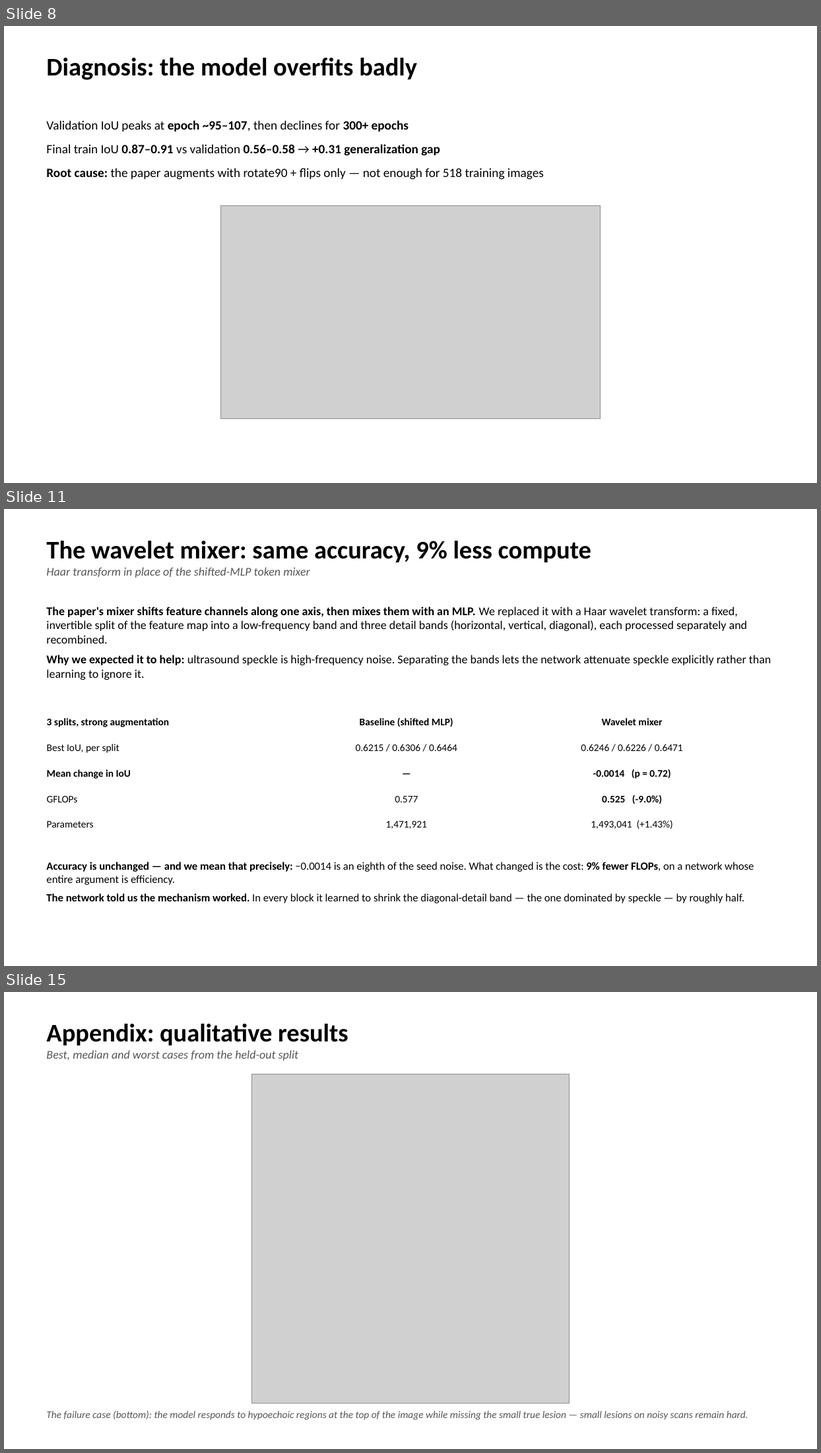
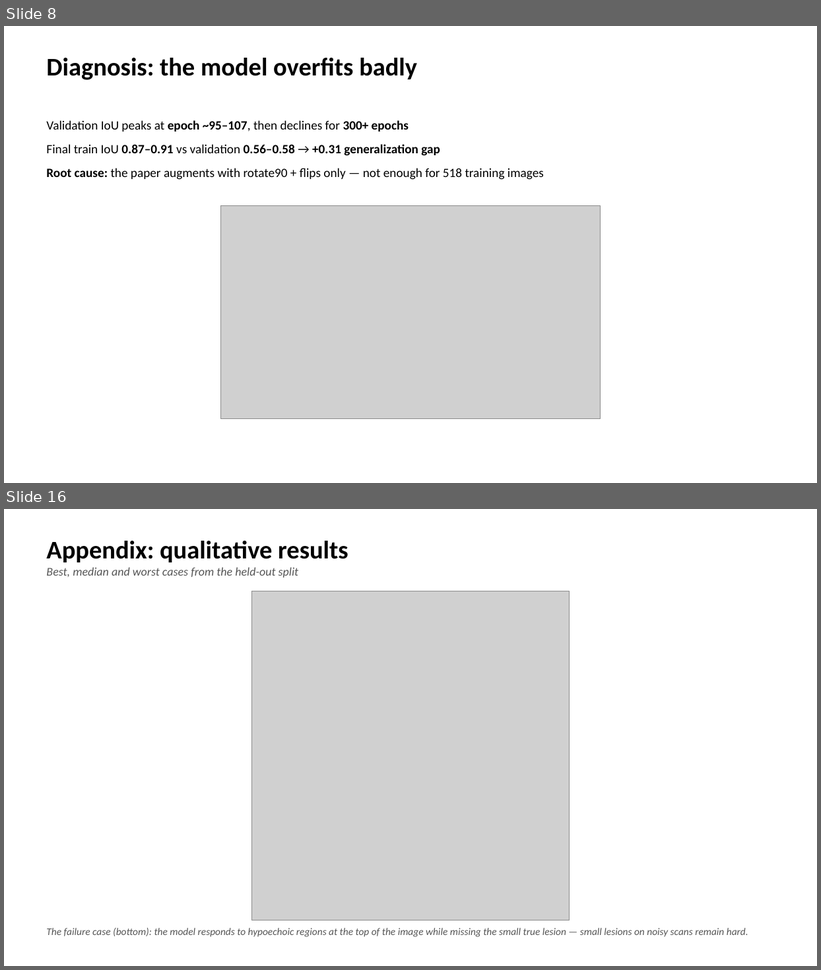
Before and after one commit to DavidShenzi/unext-project, a slide deck: UNeXt_presentation.pptx. Shown one above the other, each under a label of ours: slides 8, 11 and 15 before the commit, slides 8 and 16 after it; the slides between them are not shown. The pictures are 821x1453 and 821x970 pixels, drawn with LibreOffice and Linux fonts; fonts in the diff are those of the drawing; grey boxes stand for pictures. Boxes give left, top, right and bottom in pixels: in the first picture for what was removed or moved away, otherwise in the second. Text is boxed around its words. In the diff, an @@ line names an element or a change of style, - is before the commit and + after.

```diff
--- a/UNeXt_presentation.pptx
+++ b/UNeXt_presentation.pptx
@@ slide 11 removed at box(4, 509, 817, 966), background #FFFFFF @@
@@ text removed at box(46, 541, 591, 578) @@
-The wavelet mixer: same accuracy, 9% less compute
-Haar transform in place of the shifted-MLP token mixer
@@ text removed at box(46, 607, 771, 680) @@
-The paper's mixer shifts feature channels along one axis, then mixes them with an MLP. We replaced it with a Haar wavelet transform: a fixed, invertible split of the feature map into a low-frequency band and three detail bands (horizontal, vertical, diagonal), each processed separately and recombined.
-Why we expected it to help: ultrasound speckle is high-frequency noise. Separating the bands lets the network attenuate speckle explicitly rather than learning to ignore it.
@@ table removed at box(40, 714, 748, 842), 5 rows, 3 columns @@
-3 splits, strong augmentation | Baseline (shifted MLP) | Wavelet mixer
-Best IoU, per split | 0.6215 / 0.6306 / 0.6464 | 0.6246 / 0.6226 / 0.6471
-Mean change in IoU | — | -0.0014 (p = 0.72)
-GFLOPs | 0.577 | 0.525 (-9.0%)
-Parameters | 1,471,921 | 1,493,041 (+1.43%)
@@ text removed at box(46, 862, 754, 904) @@
-Accuracy is unchanged — and we mean that precisely: −0.0014 is an eighth of the seed noise. What changed is the cost: 9% fewer FLOPs, on a network whose entire argument is efficiency.
-The network told us the mechanism worked. In every block it learned to shrink the diagonal-detail band — the one dominated by speckle — by roughly half.
@@ what was slide 15 is now slide 16 @@
```
Also in this commit, not shown: 6 slides changed, 2 slides added, 3 other files.
